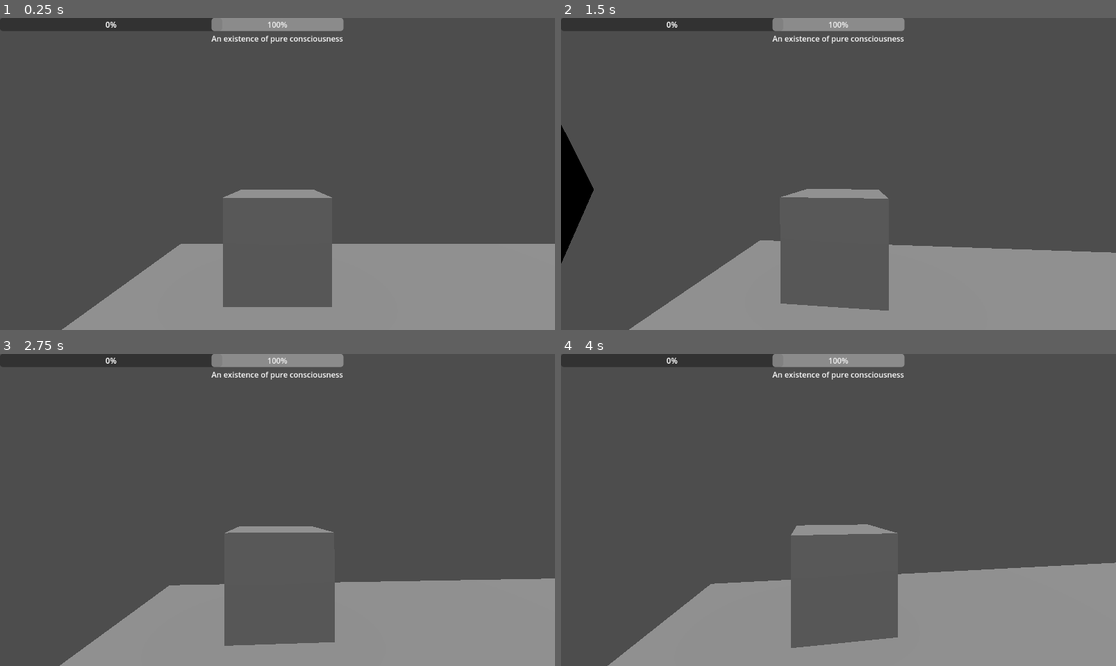
Above: before the commit, frames 1-4 (two rows, left to right).
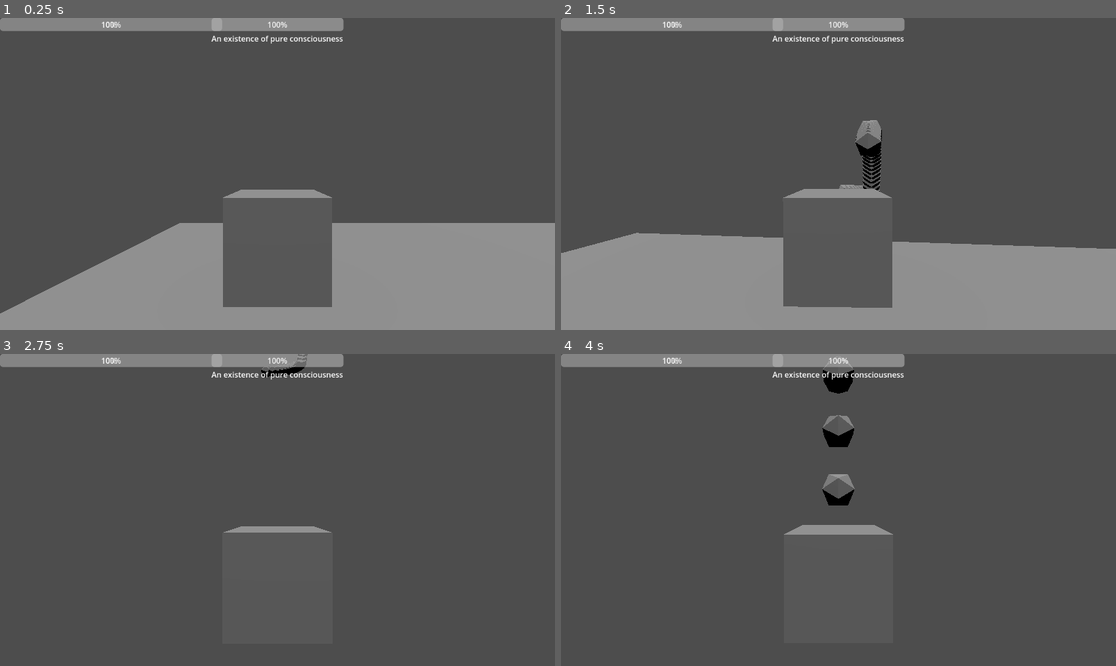
Above: after the commit, the same moments.

Repository: RavenRandomz/cube-extentialis-bossfight
Game: Godot game, scene res://testworld.tscn
Two runs of this game, one before a commit and one after it. Both use one fixed random seed, a clock stepped at 60 frames per second and the inputs below.
Inputs (mouse positions are in pixels of both pictures, inside the frame that each line leads up to):
- Up to frame 1 (0.25 s): no input
- Up to frame 2 (1.5 s): tap Enter at 0.5 s; move the mouse to (866, 174) at 0.52 s; press the mouse at (866, 174) at 0.53 s; hold W (player_forward) from 0.53 s (still down); tap Space (player_jump) at 0.77 s; move the mouse to (810, 174) at 1.27 s; release the mouse at (810, 174) at 1.28 s; tap Shift at 1.35 s
- Up to frame 3 (2.75 s): keep holding W (player_forward); tap Space (player_jump) at 1.52 s; move the mouse to (288, 503) at 2.02 s; tap Alt at 2.1 s
- Up to frame 4 (4 s): keep holding W (player_forward); move the mouse to (832, 516) at 2.77 s; tap Ctrl at 2.85 s; click (832, 516) at 2.92 s; tap Space (player_jump) at 3.02, 3.5, 3.77 s; move the mouse to (877, 513) at 3.52 s; press the mouse at (877, 513) at 3.53 s

The runs differ from the first frame. In frame 1, 8.4% of the frame differs, in the area x 0-100%, y 0-100%; in frame 2, 12%; in frame 3, 19%; in frame 4, 23%.
Error before the commit: Parse Error: Identifier "min_health" not declared in the current scope. (res://scripts/player.gd:34)

Commit message:
Clean up CharacterBodyEntity3D

Diff:
--- a/scripts/character_body_entity_3d.gd
+++ b/scripts/character_body_entity_3d.gd
@@ -20,6 +20,17 @@
 	set(new_health):
 		_entity.set_health(new_health)
 
+@export var min_health:float = 1000:
+	get:
+		return _entity.min_health
+	set(new_min_health):
+		_entity.min_health = new_min_health
+
+@export var max_health:float = 1000:
+	get:
+		return _entity.min_health
+	set(new_max_health):
+		_entity.min_health = new_max_health
 
 var _entity = Entity.new()
 
